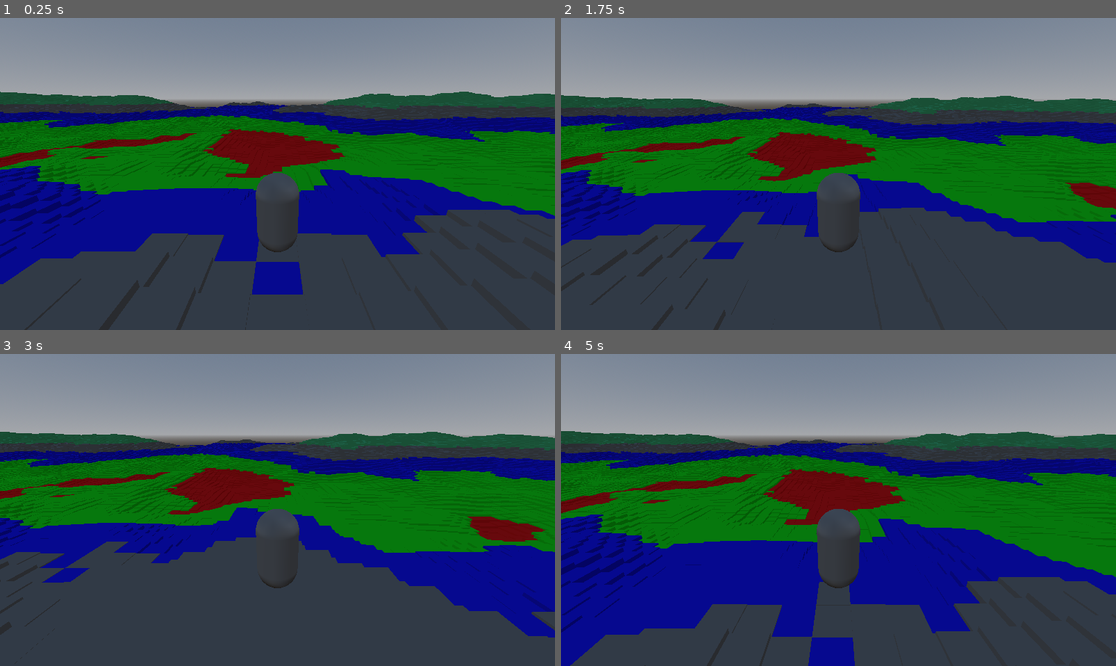
Above: before the commit, frames 1-4 (two rows, left to right).
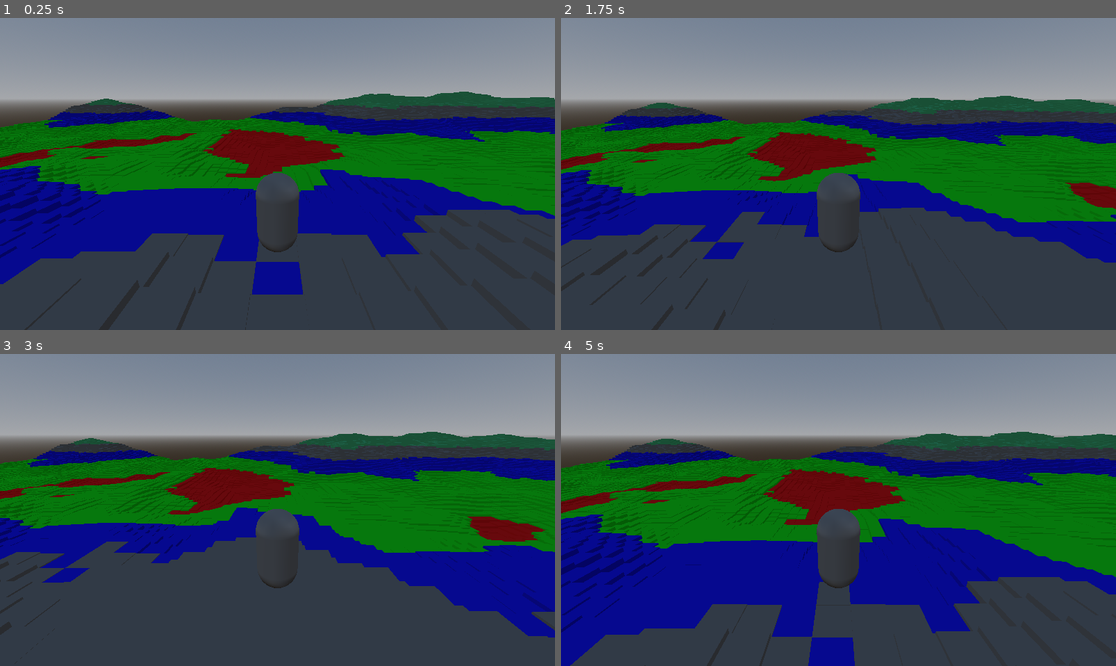
Above: after the commit, the same moments.

Repository: karljohannisson/godot-procedurally-generated-world-tutorial
Game: Godot game, scene res://main.tscn
Same seed, same stepped clock (60 frames per second), same inputs: the game is played once before the commit and once after it.
Inputs:
- Up to frame 1 (0.25 s): no input
- Up to frame 2 (1.75 s): tap Enter (ui_accept) at 0.5, 0.77, 1.52 s; hold Right (ui_right) 0.53-1.28 s; hold Down (ui_down) from 1.28 s (still down)
- Up to frame 3 (3 s): release Down (ui_down) at 2.03 s; hold Right (ui_right) 2.03-2.78 s; hold Up (ui_up) from 2.78 s (still down)
- Up to frame 4 (5 s): tap Enter (ui_accept) at 3.02, 3.77, 4.52 s; release Up (ui_up) at 3.53 s; hold Left (ui_left) from 3.53 s (still down)

The runs differ from the first frame. In frame 1, 2.5% of the frame differs, in the area x 0-100%, y 23-36%; in frame 2, 2.5%; in frame 3, 2.3%; in frame 4, 2.7%, in the area x 0-100%, y 24-37%.

Commit message:
reduce generation_bound_distance

Diff:
--- a/WorldGeneration.gd
+++ b/WorldGeneration.gd
@@ -1,6 +1,6 @@
 extends Node
 
-const GENERATION_BOUND_DISTANCE = 128
+const GENERATION_BOUND_DISTANCE = 64
 const VERTICAL_AMPLITUDE = 10
 
 var noise = FastNoiseLite.new()
